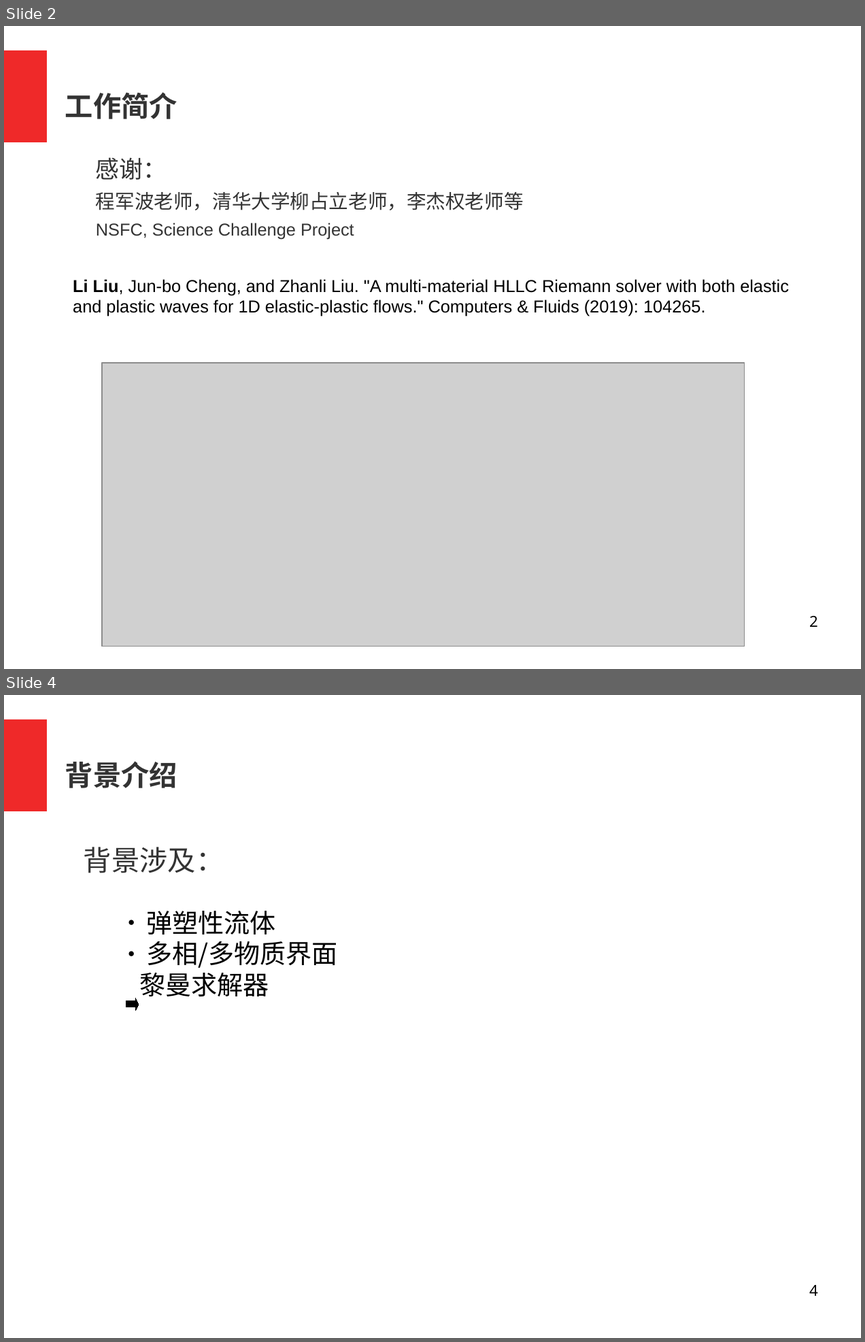
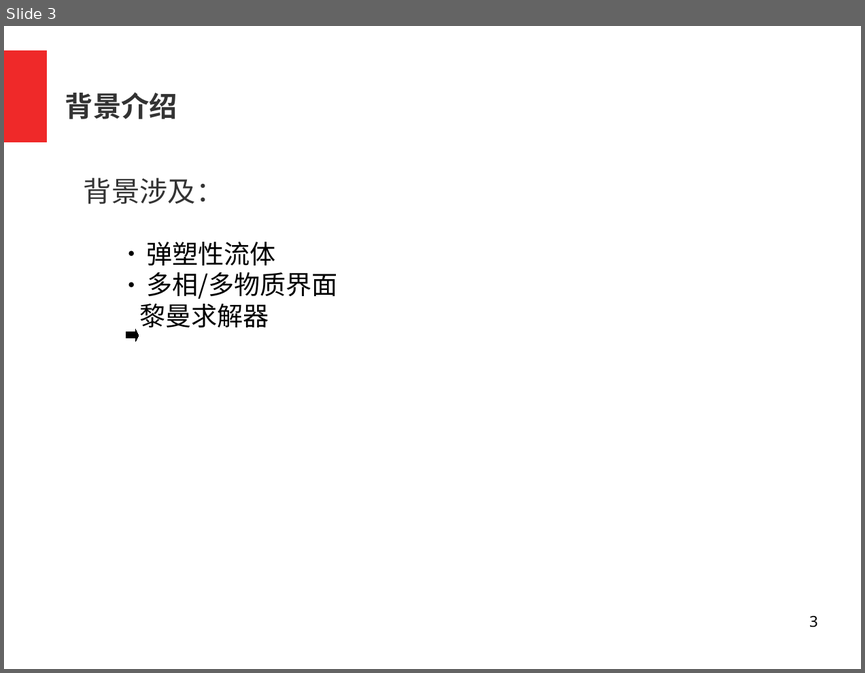
Before and after one commit to bfly123/Lag2D, a slide deck: 青年科技报告2019.odp. Shown one above the other, each under a label of ours: slides 2 and 4 before the commit, slide 3 after it; the slides between them are not shown. The pictures are 865x1342 and 865x673 pixels, drawn with LibreOffice and Linux fonts; fonts in the diff are those of the drawing; grey boxes stand for pictures; background and template pictures are left out. Boxes give left, top, right and bottom in pixels: in the first picture for what was removed or moved away, otherwise in the second. Text is boxed around its words. In the diff, an @@ line names an element or a change of style, - is before the commit and + after.

```diff
--- a/青年科技报告2019.odp
+++ b/青年科技报告2019.odp
@@ slide 2 removed at box(4, 26, 861, 669), background #FFFFFF; not listed: 1 template element that a slide beside it also shows @@
@@ title removed at box(65, 92, 177, 119) @@
-工作简介
@@ text removed at box(96, 157, 524, 240) @@
-感谢：
-程军波老师，清华大学柳占立老师，李杰权老师等
-NSFC, Science Challenge Project
@@ text removed at box(73, 279, 789, 316) @@
-Li Liu, Jun-bo Cheng, and Zhanli Liu. "A multi-material HLLC Riemann solver with both elastic and plastic waves for 1D elastic-plastic flows." Computers & Fluids (2019): 104265.
@@ picture removed at box(102, 363, 745, 645) @@
@@ page number removed at box(809, 616, 818, 626) @@
-2
@@ what was slide 4 is now slide 3 @@
@@ page number at box(809, 616, 818, 627): text changed @@
-4
+3
```
Also in this commit, not shown: 4 slides changed, 1 slide added.
